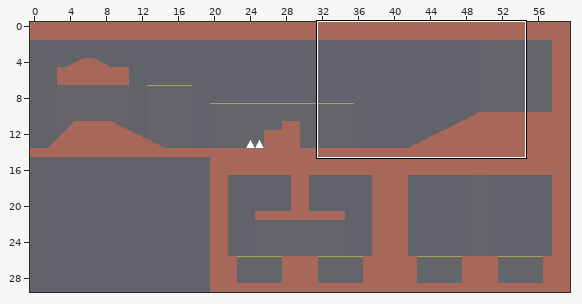
A Tiled map (JSON) gets an edit: data/base/map/test.tmj. Above: a wide view before the commit, with the close-up outlined.
Close-up. As it was:
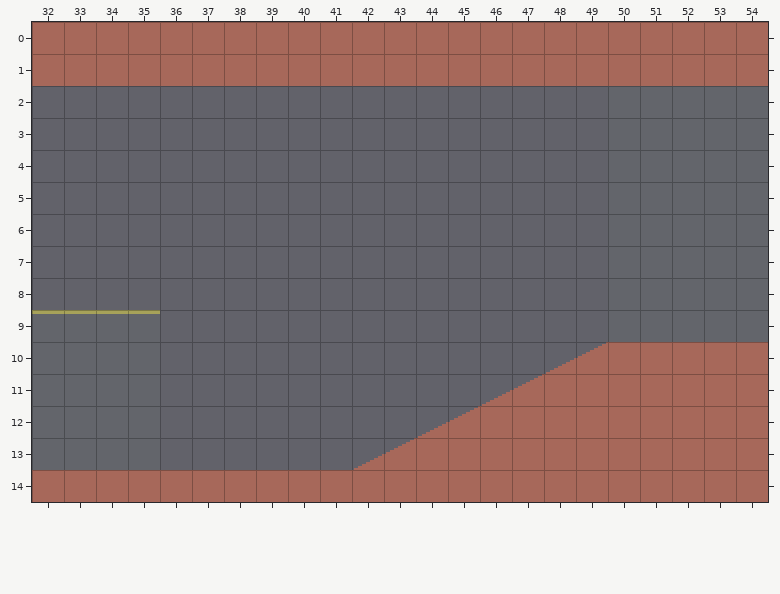
Cells are 16x16 px. Shown: x 32..54, y 0..14. The commit also changed other parts of the map, which this record leaves out.
After the commit:
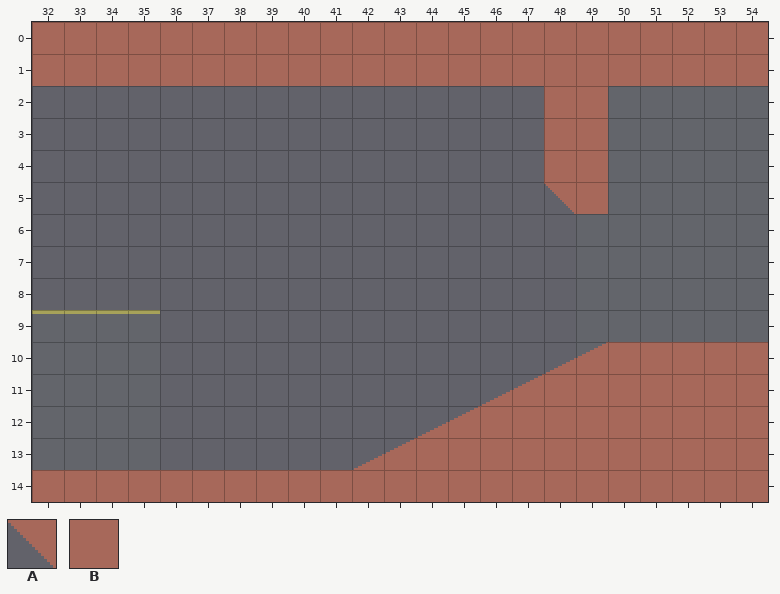
Key: from "Dev": A 11 "c45_ru", B 12 "fill".
_ is an empty cell.
What changed:
Layer "block":
There is now tile A in row 5 at x 48.
There is now tile B in rows 2 to 4 at x 48 to 49; in row 5 at x 49.
